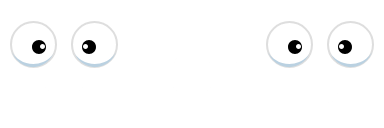
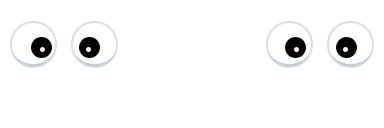
Layer changes from the first 384 × 128 image to the second:
pixels changed over [31, 37, 357, 58] (layer not identified)
